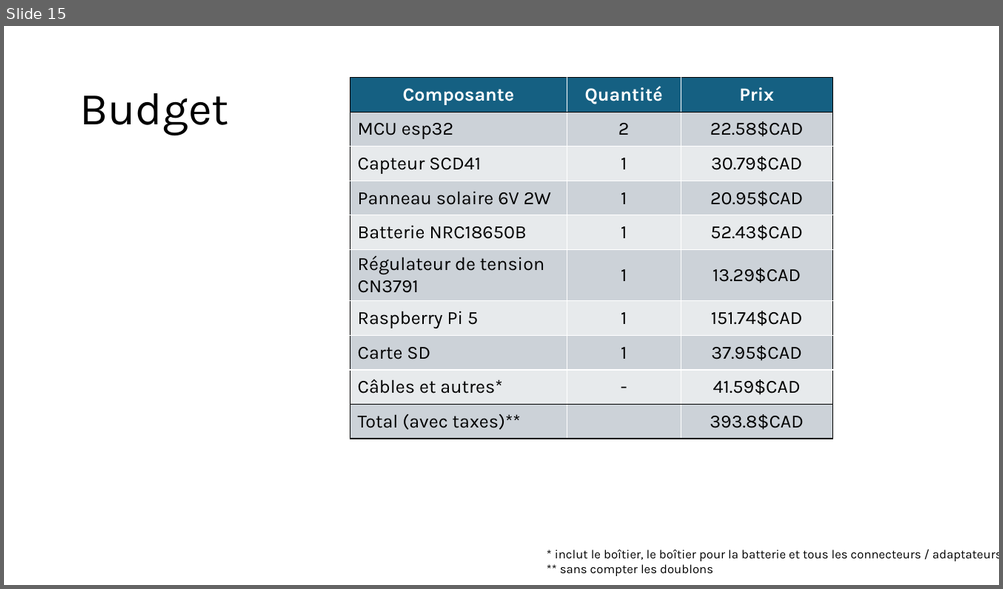
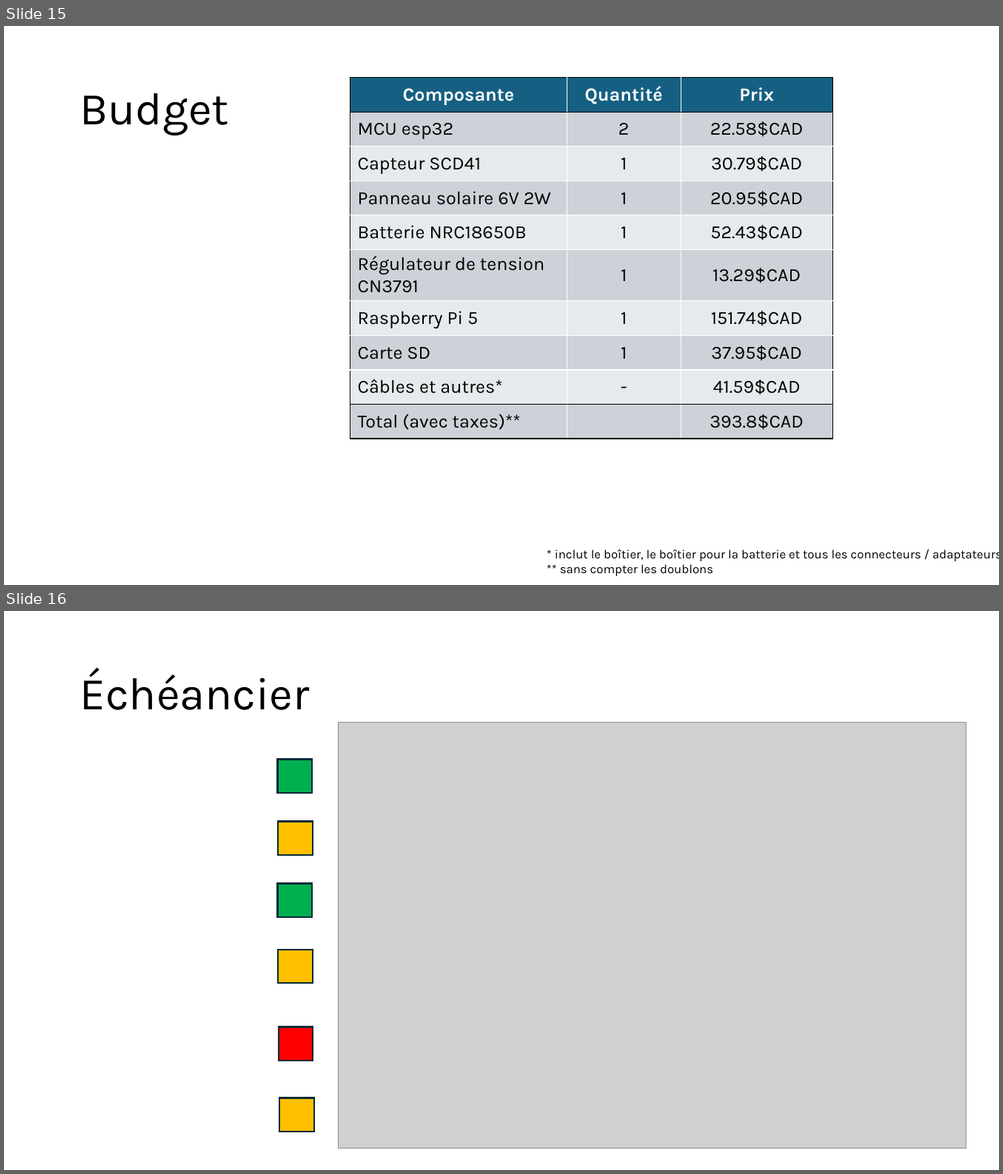
Before and after one commit to pimentpoulet/PFE, a slide deck: Ruche connectée.pptx. Shown one above the other, each under a label of ours: slide 15 before the commit, slides 15 and 16 after it. The pictures are 1003x589 and 1003x1174 pixels, drawn with LibreOffice and Linux fonts; fonts in the diff are those of the drawing; grey boxes stand for pictures. Boxes give left, top, right and bottom in pixels: in the first picture for what was removed or moved away, otherwise in the second. Text is boxed around its words. In the diff, an @@ line names an element or a change of style, - is before the commit and + after.

```diff
--- a/Ruche connectée.pptx
+++ b/Ruche connectée.pptx
@@ slide 16 added at [4, 611, 999, 1170], background #FFFFFF @@
@@ title added at [79, 669, 309, 710], 44 pt, text #000000 @@
+Échéancier
@@ picture added at [338, 723, 967, 1149] @@
@@ rectangle added at [278, 760, 312, 793], fill #00B050, outline #092A39 1.5 pt @@
@@ rectangle added at [278, 821, 312, 855], fill #FFC000, outline #092A39 1.5 pt @@
@@ rectangle added at [278, 884, 312, 917], fill #00B050, outline #092A39 1.5 pt @@
@@ rectangle added at [278, 950, 312, 983], fill #FFC000, outline #092A39 1.5 pt @@
@@ rectangle added at [279, 1028, 313, 1061], fill #FF0000, outline #092A39 1.5 pt @@
@@ rectangle added at [279, 1098, 313, 1132], fill #FFC000, outline #092A39 1.5 pt @@
```
Also in this commit, not shown: 2 other files.
